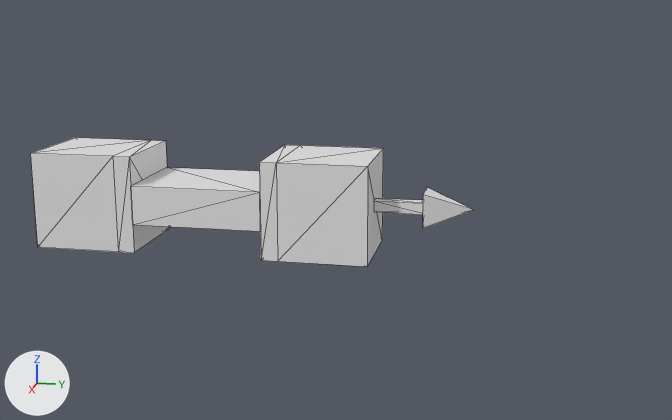
Two versions of the FBX model ws2editor/resources/Workshop2/Models/jamabar.fbx, one commit apart.
Rendered twice from a camera (50 mm lens) standing at (9.12, 3.16, 2.71) and looking at (0.0, 1.34, 0.43). Lighting does not change. The marker at lower left points along +X, +Y and +Z. Mesh edges are drawn as thin lines. Where no turn or scale is listed for an object, it has been applied to the vertices.

Before the edit, the objects in view are built like this:
```python
me_mb_jamabar = bpy.data.meshes.new('mb_jamabar')
me_mb_jamabar.from_pydata(...)  # 32 vertices, 48 faces; spans x -0.5..0.5, y -1.75..1.75, z 0.0..1.0
me_sphere = bpy.data.meshes.new('Sphere')
me_sphere.from_pydata(...)  # 13 vertices, 14 faces; spans x -0.172..0.172, y 1.74..2.739, z 0.328..0.672
ob_mb_jamabar = bpy.data.objects.new('mb_jamabar', me_mb_jamabar)
ob_mb_jamabar.location = (0.0, 0.0, 0.0)
ob_sphere = bpy.data.objects.new('Sphere', me_sphere)
ob_sphere.location = (0.0, 0.0, 0.0)
```
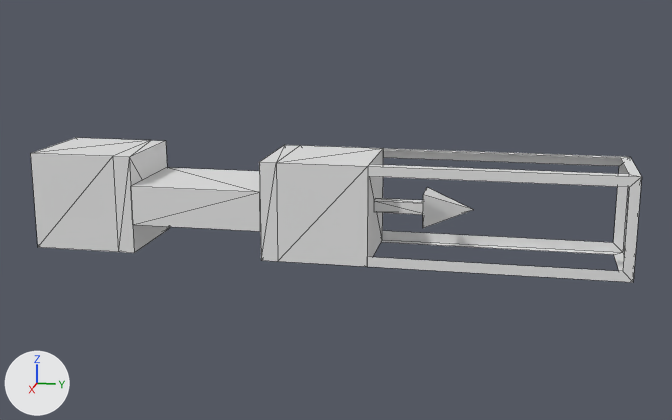
Commit message: Added outline to the jamabar extension

Location of each change, (x1, y1, x2, y2) in pixels of the pictures (672 x 420 px):
'ExtensionOutline', added: after (367, 148, 642, 282)

The change, as a list of edits to the scene's bpy script:
```text
Add me_mb_jamabar_001:
    me_mb_jamabar_001.from_pydata(...)  # 28 vertices, 16 faces; spans x -0.5..0.5, y 1.75..4.25, z 0.0..1.0
Add ob_extensionoutline:
    ob_extensionoutline = bpy.data.objects.new('ExtensionOutline', me_mb_jamabar_001)
    ob_extensionoutline.location = (0.0, 0.0, 0.0)
```
